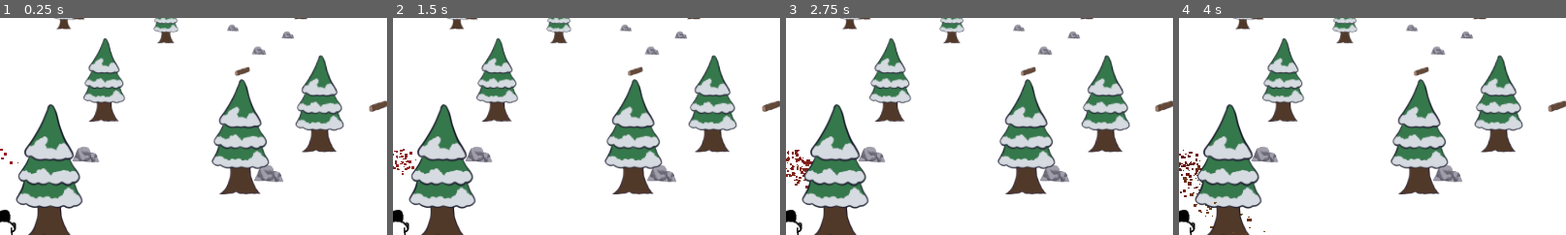
Above: before the commit, frames 1-4 (left to right).
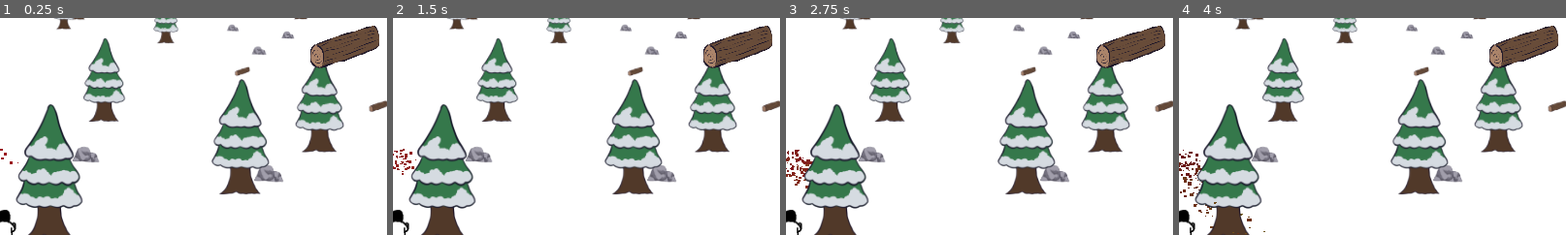
Above: after the commit, the same moments.

Repository: FablabMurat/GameJamMurat0324
Game: Godot game, scene res://terrain.tscn
Same seed, same stepped clock (60 frames per second), same inputs: the game is played once before the commit and once after it. A sky picture missing from this copy of the repository is replaced by a grey-blue gradient.
Inputs (mouse positions are % of the whole screen's width and height, from its top left):
- Up to frame 1 (0.25 s): no input
- Up to frame 2 (1.5 s): tap Enter at 0.5 s; move the mouse to (72, 45) at 0.52 s; tap O (addLog) at 0.6, 1.35 s; move the mouse to (30, 55) at 1.27 s
- Up to frame 3 (2.75 s): move the mouse to (60, 28) at 2.02 s; tap O (addLog) at 2.1 s
- Up to frame 4 (4 s): move the mouse to (45, 70) at 2.77 s; tap O (addLog) at 2.85, 3.6 s; move the mouse to (80, 65) at 3.52 s
The pictures show only the part of the screen within x 50-99%, y 0-50%; the shares and areas given below are measured in that part.

The runs differ from the first frame. In frame 1, 2.1% of the frame differs, in the area x 80-98%, y 3-24%; in frame 2, 2.1%; in frame 3, 2.1%; in frame 4, 2.1%.

Commit message:
Ajout d'un overlay pour compte des buches

Diff:
--- /dev/null
+++ b/overlay.tscn
@@ -0,0 +1,16 @@
+[gd_scene load_steps=2 format=3 uid="uid://dui40bsirnsln"]
+
+[ext_resource type="Texture2D" uid="uid://c7exkwijlhx16" path="res://Ressources/Environnement/Buches_1.png" id="1_bdje0"]
+
+[node name="Overlay" type="Node2D"]
+
+[node name="buches" type="Sprite2D" parent="."]
+position = Vector2(1081, 40)
+scale = Vector2(0.144, 0.144)
+texture = ExtResource("1_bdje0")
+
+[node name="buchesCountDisplay" type="Label" parent="."]
+offset_left = 984.0
+offset_top = 40.0
+offset_right = 1024.0
+offset_bottom = 63.0
--- a/terrain.gd
+++ b/terrain.gd
@@ -6,6 +6,10 @@
 const SapinScene = preload("res://paper_sapin.tscn")
 const BucheScene = preload("res://paper_buche.tscn")
 const RocherScene = preload("res://paper_rocher.tscn")
+
+var inventory = {
+	"buches": 0,
+}
 
 var camrot = 0.0
 
@@ -76,3 +80,6 @@
 # Called every frame. 'delta' is the elapsed time since the previous frame.
 func _process(delta):
 	pass
+
+func update_overlay():
+	$Overlay/buchesCountDisplay.text = String(inventory["buches"])
--- a/terrain.tscn
+++ b/terrain.tscn
@@ -1,9 +1,10 @@
-[gd_scene load_steps=11 format=3 uid="uid://ctbvs07s78ect"]
+[gd_scene load_steps=12 format=3 uid="uid://ctbvs07s78ect"]
 
 [ext_resource type="Script" path="res://terrain.gd" id="1_fnysc"]
 [ext_resource type="PackedScene" uid="uid://nabnyuuxgolm" path="res://player.tscn" id="2_478pm"]
 [ext_resource type="PackedScene" uid="uid://cfejuj5j6sweu" path="res://Feu.tscn" id="3_kpjjy"]
 [ext_resource type="Texture2D" uid="uid://bluc6i7gh0a71" path="res://Ressources/snowy_field_2k.hdr" id="4_gjlm8"]
+[ext_resource type="PackedScene" uid="uid://dui40bsirnsln" path="res://overlay.tscn" id="5_g13eu"]
 
 [sub_resource type="WorldBoundaryShape3D" id="WorldBoundaryShape3D_rj1v0"]
 
@@ -56,3 +57,5 @@
 
 [node name="WorldEnvironment" type="WorldEnvironment" parent="."]
 environment = SubResource("Environment_vjdyr")
+
+[node name="Overlay" parent="." instance=ExtResource("5_g13eu")]
